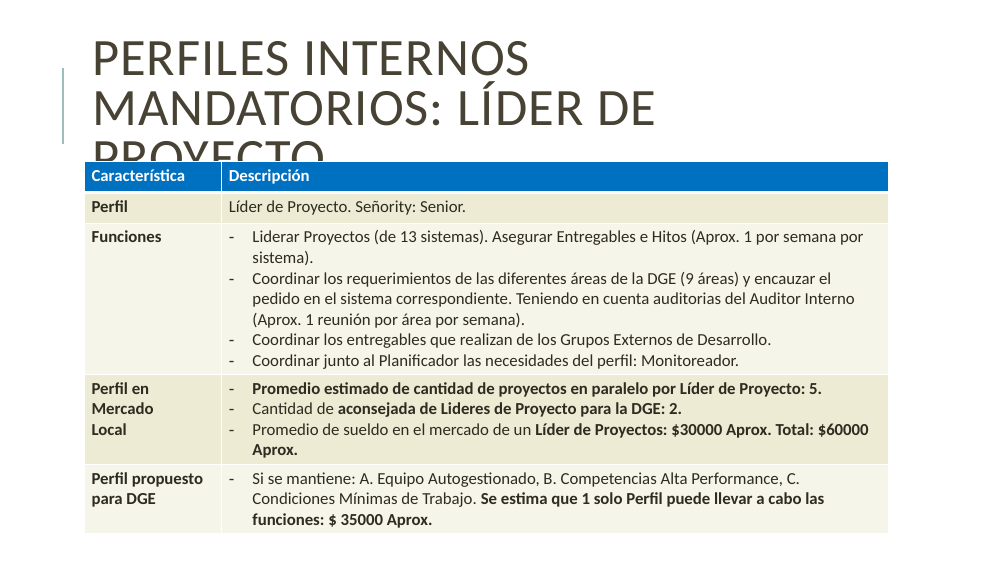
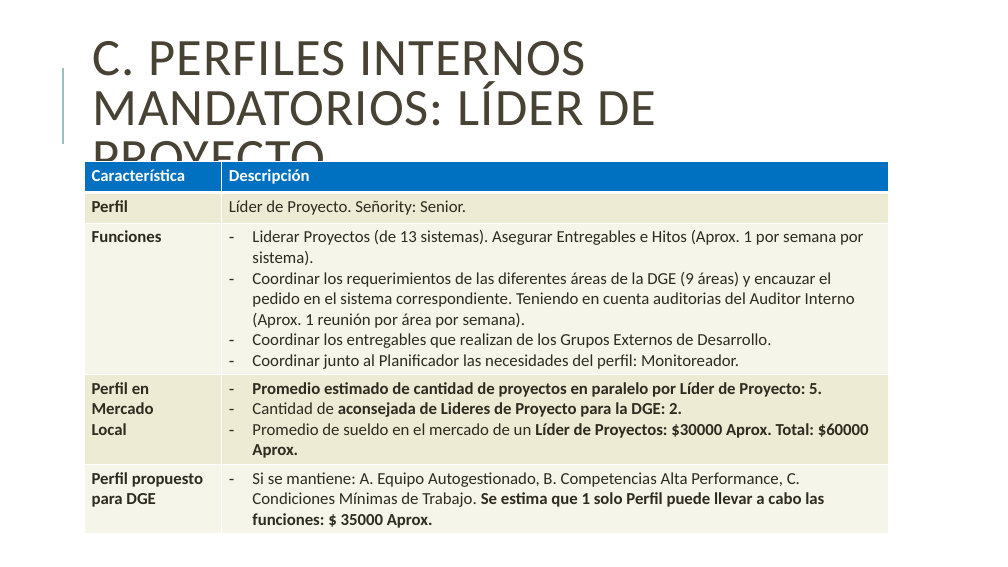
Before and after one commit to jsrxar/dge, a slide deck: slide 39 of 1-general/1-presentaciones/planificacion-control-presentacion-v2.pptx (slide 33 before the commit). Drawn at 1008x567 pixels with LibreOffice and Linux fonts; fonts in the diff are those of the drawing. Boxes give left, top, right and bottom in pixels: in the first picture for what was removed or moved away, otherwise in the second. Text is boxed around its words. In the diff, an @@ line names an element or a change of style, - is before the commit and + after.

```diff
--- a/1-general/1-presentaciones/planificacion-control-presentacion-v2.pptx
+++ b/1-general/1-presentaciones/planificacion-control-presentacion-v2.pptx
@@ title at box(92, 41, 657, 188): text changed @@
-PERFILES INTERNOS MANDATORIOS: LÍDER DE PROYECTO
+C. PERFILES INTERNOS MANDATORIOS: LÍDER DE PROYECTO
```
Also in this commit, not shown: 17 other slides changed, 6 slides added.
